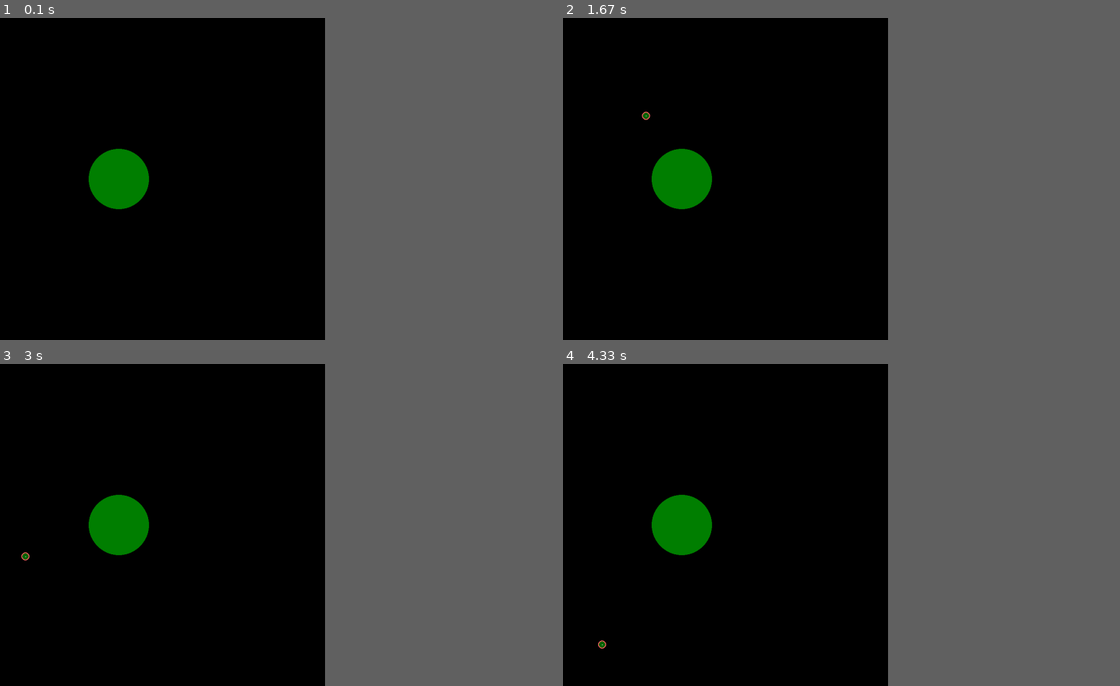
Above: before the commit, frames 1-4 (two rows, left to right).
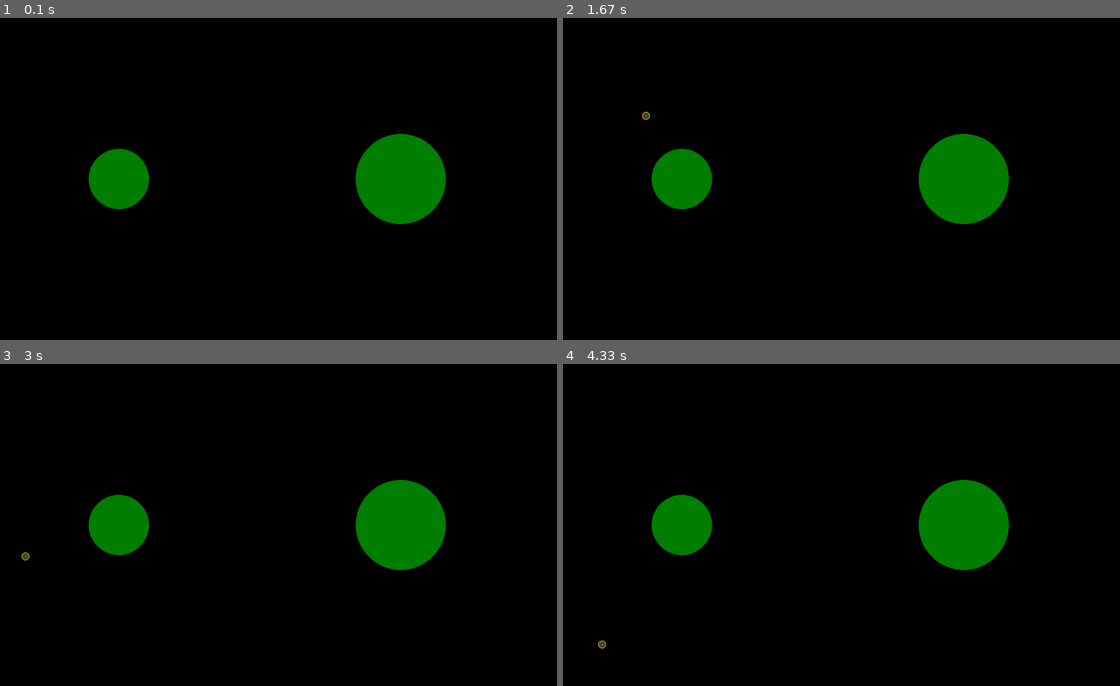
Above: after the commit, the same moments.

Repository: InfinityProgrammers/pygame-and-physic
Game: pygame game, started from gravity/gravity1.py
Same seed, same stepped clock (60 frames per second), same inputs: the game is played once before the commit and once after it.
Inputs (mouse positions are in pixels of both pictures, inside the frame that each line leads up to):
- Up to frame 1 (0.1 s): no input
- Up to frame 2 (1.67 s): click (796, 179) at 0.38 s; tap Space at 0.67 s; click (1030, 291) at 1.05 s; click (646, 114) at 1.38 s
- Up to frame 3 (3 s): click (233, 563) at 1.72 s; click (144, 457) at 2.05 s; click (456, 608) at 2.38 s; click (22, 557) at 2.72 s
- Up to frame 4 (4.33 s): click (607, 460) at 3.05 s; click (646, 579) at 3.38 s; click (1025, 599) at 3.72 s; click (601, 644) at 4.05 s
In our replay, the window is 576x450 before the commit and 900x450 after it. These sizes can differ from the game's own. Grey fills any space a smaller window leaves; there, only what the larger window draws over its background counts as a difference.

The runs differ from the first frame. In frame 1, 3.6% of the frame differs, in the area x 63-81%, y 36-64%; in frame 2, 3.6%; in frame 3, 3.6%; in frame 4, 3.6%.

Commit message:
gravity 2.0 better optimalization, rebuild code from 0 to make it extendiable

Diff:
--- a/gravity/config.py
+++ b/gravity/config.py
@@ -1,7 +1,7 @@
 import pygame
 from pygame.math import Vector2
 
-WIN_SIZE = (1024,800)
+WIN_SIZE = (1600,800)
 
 G_CONST = 6.674 * 10 ** (-17)
 
@@ -15,7 +15,7 @@
 
 DRAW_S_VEC = True
 DRAW_ACC_VEC = True
-SPEED_VECTOR_SCALE = 30
-ACC_VECTOR_SCALE = 600
+SPEED_VECTOR_SCALE = 20
+ACC_VECTOR_SCALE = 20*20
 
-POWER_SCALE = 10
+POWER_SCALE = 1/30
--- a/gravity/gravity1.py
+++ b/gravity/gravity1.py
@@ -36,7 +36,7 @@
         self.color = color
 
     def Draw(self):
-        pygame.draw.circle(self.win, self.color, (int(self.x), int(self.y)), self.radius)
+        pygame.draw.circle(self.win, self.color, (int(self.x), int(self.y)), int(self.radius))
 
 
 class Orb(Planet):
@@ -44,6 +44,7 @@
     def __init__(self, win, x, y, mass, radius, color = (255,255,255), dispayVectors=False,st=False):
         super().__init__(win, x, y, mass, radius, color,st)
         self.vel = Vector2()
+        self.p_vel = Vector2()
         self.dVec = dispayVectors
 
     def Draw(self): #drawing ball
@@ -52,11 +53,12 @@
         if self.dVec:
             if DRAW_ACC_VEC:
                 self.drawacc()
+                self.p_vel=Vector2(self.vel)
             if DRAW_S_VEC:
                 self.drawspeed()
 
     def drawacc(self): #drawing accelerate
-        i=0#pygame.draw.line(self.win, (255, 0, 0),(int(self.x), int(self.y)), ((self.acc.x*ACC_VECTOR_SCALE+self.x),(self.acc.y*ACC_VECTOR_SCALE+self.y)), 2)
+        pygame.draw.line(self.win, (255, 0, 0),(self.x, self.y), (self.x+(self.vel.x-self.p_vel.x)*ACC_VECTOR_SCALE, self.y+(self.vel.y-self.p_vel.y)*ACC_VECTOR_SCALE), 2)
 
     def drawspeed(self): #drawing velocity
         pygame.draw.line(self.win, (50, 50, 255),(self.x,self.y), (self.vel.x*SPEED_VECTOR_SCALE+self.x, self.vel.y*SPEED_VECTOR_SCALE+self.y), 2)
@@ -65,9 +67,10 @@
         self.x += self.vel.x
         self.y += self.vel.y
 
-def redraw():
+def redraw(): #TODO list of elements to draw
     win.fill((0, 0, 0))
     planet1.Draw() #draw planet
+    planet2.Draw()
     ball.Draw()
 
 def line(pos): #drawing line
@@ -82,15 +85,14 @@
         Sum = scale / distance**2
         vec.x = Sum*distanceX/distance
         vec.y = Sum*distanceY/distance
-        print(scale)
-        print(distance)
-    return vec
+        print(vec.x,vec.y)
+        return vec
 
 def Gravity(object1,object2): #creating gravity force
     acc = DeltaVector(Vector2(object1.x,object1.y),Vector2(object2.x,object2.y),G * object1.mass * object2.mass)
     if not object1.isStatic:
-        object1.vel.x = acc.x
-        object1.vel.y = acc.y
+        object1.vel.x += acc.x
+        object1.vel.y += acc.y
         object1.movement()
     if not object2.isStatic:
         object2.vel.x += -acc.x
@@ -99,6 +101,8 @@
 
 planet1 = Planet(win,PLANET_POS.x,PLANET_POS.y,PLANET_MASS,PLANET_SIZE,PLANET_COLOR)
 planet1.Draw()
+planet2 = Planet(win,PLANET_POS.x+700,PLANET_POS.y,PLANET_MASS*3/2,PLANET_SIZE*3/2,PLANET_COLOR)
+planet2.Draw()
 
 while True:
     delta+= clock.tick()/1000.0
@@ -117,7 +121,7 @@
                 click = True
                 space = False
             if event.type == pygame.KEYDOWN and event.key == pygame.K_SPACE and space == False:
-                #ball.vel = DeltaVector(Vector2(ball.x,ball.y),Vector2(m_pos.x,m_pos.y),ball.mass*POWER_SCALE)
+                ball.vel = Vector2(m_pos.x-ball.x,m_pos.y-ball.y)*POWER_SCALE
                 space = True
 
         if click:
@@ -126,3 +130,4 @@
                 line(m_pos)
             else:
                 Gravity(ball,planet1)
+                Gravity(ball,planet2)
